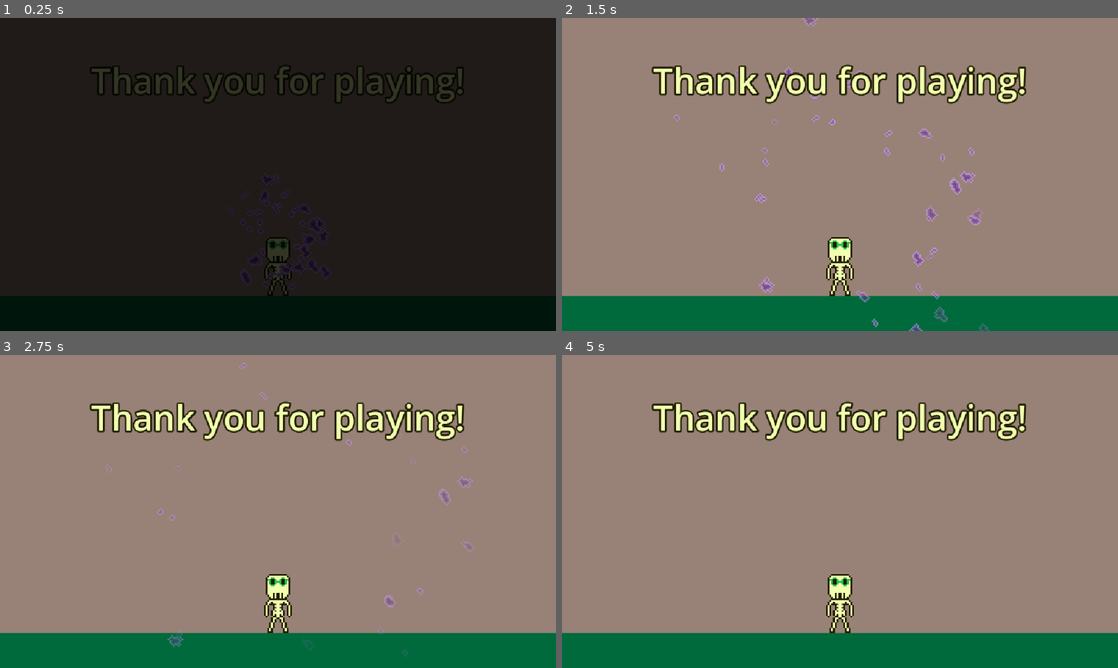
Above: before the commit, frames 1-4 (two rows, left to right).
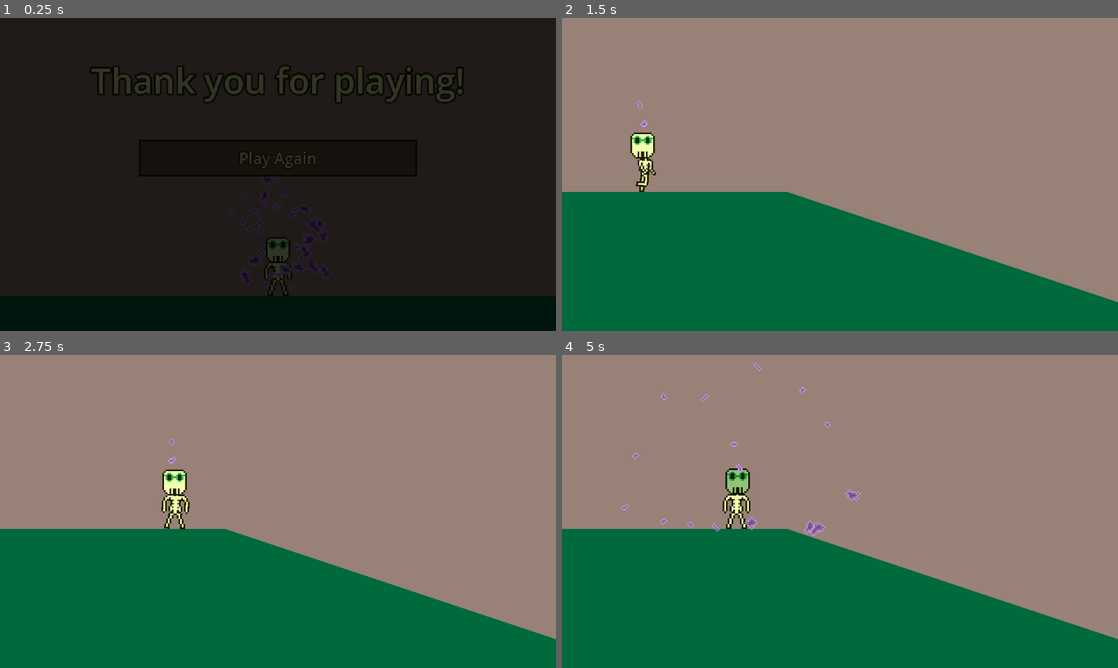
Above: after the commit, the same moments.

Repository: tucksravin/dont-lose-your-head
Game: Godot game, scene res://scenes/ui/thanks.tscn
The game is run twice, just before and just after one commit, with the same random seed, the same clock (stepped at 60 frames per second) and the same inputs. This scene is started directly instead of the project's main scene.
Inputs (mouse positions are in pixels of both pictures, inside the frame that each line leads up to):
- Up to frame 1 (0.25 s): no input
- Up to frame 2 (1.5 s): click (840, 158) at 0.5 s, where only the run after the commit has a clickable "Play Again"; hold D (move_right) from 1.28 s (still down); tap E (interact) at 1.35 s
- Up to frame 3 (2.75 s): keep holding D (move_right); tap Space (jump) at 1.52, 2.27 s; tap E (interact) at 2.1 s
- Up to frame 4 (5 s): release D (move_right) at 2.78 s; hold A (move_left) 2.78-3.53 s; tap E (interact) at 2.85, 3.6, 4.35 s; hold D (move_right) from 3.53 s (still down); tap Space (jump) at 3.77, 4.52 s; tap R (restart) at 4.9 s

The runs differ from the first frame. In frame 1, 0.5% of the frame differs, in the area x 25-75%, y 38-51%; in frame 2, 28%, in the area x 0-100%, y 0-100%; in frame 3, 28%; in frame 4, 28%.

Commit message:
WIP replay

Diff:
--- a/scenes/ui/thanks.gd
+++ b/scenes/ui/thanks.gd
@@ -22,6 +22,13 @@
 ## already playing is a no-op — so the reunion's music carries straight through
 ## instead of stopping and restarting.
 ##
+## The Replay button goes back to the *intro*, not the title: the title screen
+## is the "press play" landing page and you have already pressed it. Restarting
+## at the intro puts the run back at its first beat — and intro.gd sets
+## `Game.wearing_glasses = true` on entry and ends by calling
+## `Game.start_days()`, which resets `current_day`, so a second run starts from
+## the same state as the first with nothing to reset here.
+##
 ## Docs: https://docs.godotengine.org/en/stable/classes/class_tween.html
 
 ## Music autoload reads this off the root. Same track as the reunion = no cut.
@@ -44,10 +51,15 @@
 @export var drift_max: float = 260.0
 ## Share of the cloud that is a big_kiki rather than a lil one.
 @export var big_kiki_share: float = 0.25
+## Where the Replay button starts the run again. See the header.
+@export_file("*.tscn") var replay_scene: String = "res://scenes/intro/intro.tscn"
 
 @onready var _body: CharacterBody2D = $Body
 @onready var _head: Head = $Head
 @onready var _fade: ColorRect = $FadeOverlay/Fade
+@onready var _replay: Button = $UI/Root/Replay
+
+var _restarting: bool = false
 
 
 func _ready() -> void:
@@ -59,6 +71,20 @@
 	create_tween().tween_property(_fade, "modulate:a", 0.0, fade_in_duration)
 	_quiet_the_head()
 	_burst_kikis()
+	_replay.pressed.connect(_on_replay)
+	# Focus means Enter/Space work as well as the mouse without this scene
+	# reading input itself — a focused Button already handles `ui_accept`.
+	_replay.grab_focus()
+
+
+## Guarded like the title's play button: a double-click would otherwise fire
+## two change_scene calls in the same frame.
+func _on_replay() -> void:
+	if _restarting:
+		return
+	_restarting = true
+	Sfx.play(&"ui_confirm")
+	Game.change_scene(replay_scene)
 
 
 ## Drop head.tscn's own endless thought stream — same call the title screen
--- a/scenes/ui/thanks.tscn
+++ b/scenes/ui/thanks.tscn
@@ -3,6 +3,42 @@
 [ext_resource type="Script" uid="uid://bt1hylbmdgjx6" path="res://scenes/ui/thanks.gd" id="1_thanks"]
 [ext_resource type="PackedScene" uid="uid://ckkidbot3beas" path="res://scenes/body/body.tscn" id="2_body"]
 [ext_resource type="PackedScene" uid="uid://icgagian0sgo" path="res://scenes/head/head.tscn" id="3_head"]
+
+[sub_resource type="StyleBoxFlat" id="StyleBoxFlat_normal"]
+content_margin_left = 16.0
+content_margin_top = 8.0
+content_margin_right = 16.0
+content_margin_bottom = 8.0
+bg_color = Color(0.27058825, 0.21960784, 0.10980392, 1)
+border_width_left = 2
+border_width_top = 2
+border_width_right = 2
+border_width_bottom = 2
+border_color = Color(0.1254902, 0.10980392, 0.007843138, 1)
+
+[sub_resource type="StyleBoxFlat" id="StyleBoxFlat_pressed"]
+content_margin_left = 16.0
+content_margin_top = 8.0
+content_margin_right = 16.0
+content_margin_bottom = 8.0
+bg_color = Color(0.1254902, 0.10980392, 0.007843138, 1)
+border_width_left = 2
+border_width_top = 2
+border_width_right = 2
+border_width_bottom = 2
+border_color = Color(0.69803923, 0.94509804, 0.40392157, 1)
+
+[sub_resource type="StyleBoxFlat" id="StyleBoxFlat_hover"]
+content_margin_left = 16.0
+content_margin_top = 8.0
+content_margin_right = 16.0
+content_margin_bottom = 8.0
+bg_color = Color(0.39215687, 0.33333334, 0.2627451, 1)
+border_width_left = 2
+border_width_top = 2
+border_width_right = 2
+border_width_bottom = 2
+border_color = Color(0.1254902, 0.10980392, 0.007843138, 1)
 
 [node name="ThanksScreen" type="Node2D" unique_id=1848622759]
 script = ExtResource("1_thanks")
@@ -34,6 +70,8 @@
 anchors_preset = 15
 anchor_right = 1.0
 anchor_bottom = 1.0
+grow_horizontal = 2
+grow_vertical = 2
 mouse_filter = 2
 
 [node name="Thanks" type="Label" parent="UI/Root" unique_id=1232299204]
@@ -49,6 +87,29 @@
 horizontal_alignment = 1
 vertical_alignment = 1
 
+[node name="Replay" type="Button" parent="UI/Root" unique_id=1489223011]
+layout_mode = 1
+anchors_preset = 5
+anchor_left = 0.5
+anchor_right = 0.5
+offset_left = -160.0
+offset_top = 140.0
+offset_right = 160.0
+offset_bottom = 180.0
+grow_horizontal = 2
+theme_override_colors/font_color = Color(0.94509804, 1, 0.6862745, 1)
+theme_override_colors/font_focus_color = Color(0.94509804, 1, 0.6862745, 1)
+theme_override_colors/font_pressed_color = Color(0.69803923, 0.94509804, 0.40392157, 1)
+theme_override_colors/font_hover_color = Color(0.94509804, 1, 0.6862745, 1)
+theme_override_colors/font_outline_color = Color(0.1254902, 0.10980392, 0.007843138, 1)
+theme_override_constants/outline_size = 4
+theme_override_font_sizes/font_size = 18
+theme_override_styles/normal = SubResource("StyleBoxFlat_normal")
+theme_override_styles/pressed = SubResource("StyleBoxFlat_pressed")
+theme_override_styles/hover = SubResource("StyleBoxFlat_hover")
+theme_override_styles/focus = SubResource("StyleBoxFlat_hover")
+text = "Play Again"
+
 [node name="FadeOverlay" type="CanvasLayer" parent="." unique_id=2079905034]
 layer = 20
 
@@ -58,4 +119,5 @@
 anchor_bottom = 1.0
 grow_horizontal = 2
 grow_vertical = 2
+mouse_filter = 2
 color = Color(0, 0, 0, 1)
Not shown, changed: journals/ben.md
